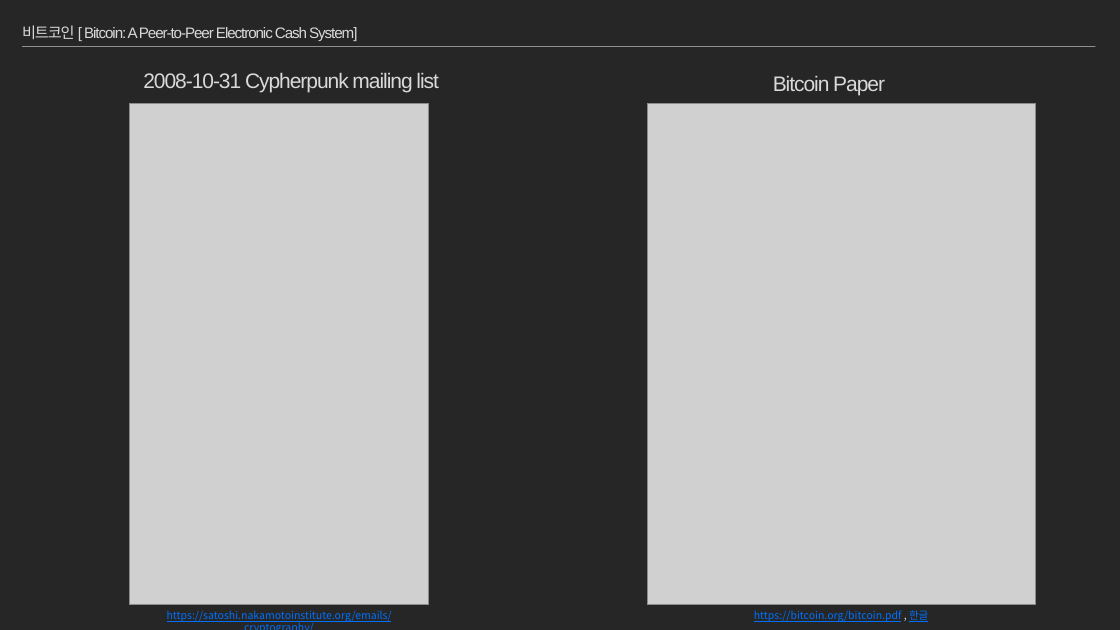
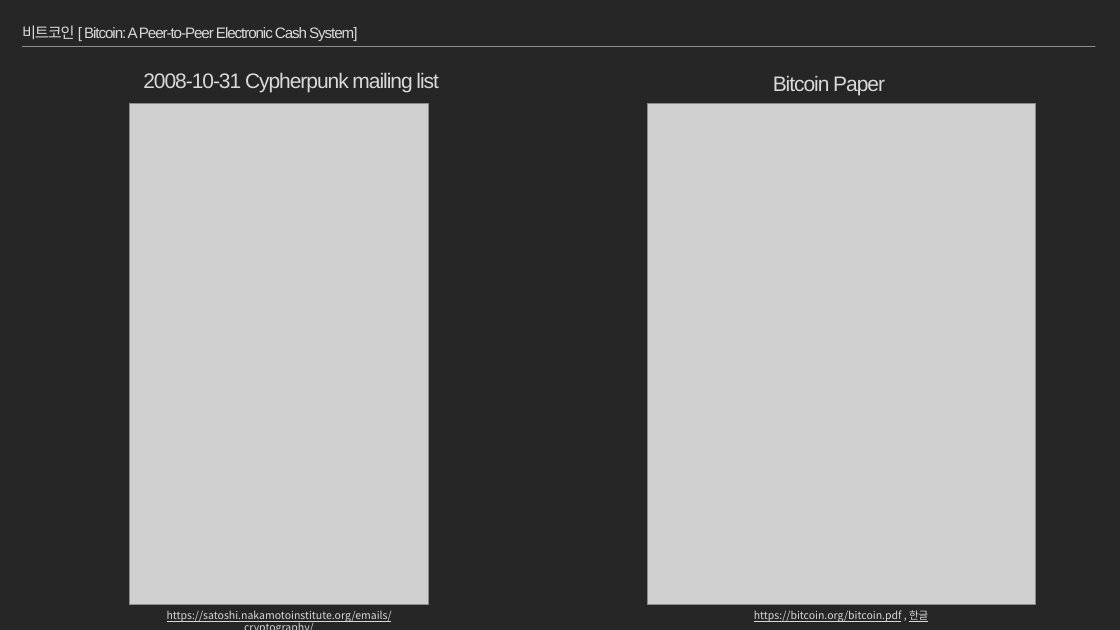
Before and after one commit to moss0801/blockchain-doc, a slide deck: slide 3 of General/Blockchain Part1.pptx (slide 2 before the commit). Drawn at 1120x630 pixels with LibreOffice and Linux fonts; fonts in the diff are those of the drawing; grey boxes stand for pictures. Boxes give left, top, right and bottom in pixels: in the first picture for what was removed or moved away, otherwise in the second. Text is boxed around its words. In the diff, an @@ line names an element or a change of style, - is before the commit and + after.

```diff
--- a/General/Blockchain Part1.pptx
+++ b/General/Blockchain Part1.pptx
@@ text "https://satoshi.nakamotoinstitute.org/emails/cryptography/" at [167, 610, 392, 622]: text colour #0071FF to #D8D8D8 @@
@@ text "https://bitcoin.org/bitcoin.pdf , 한글" at [754, 610, 928, 622]: text colour #0071FF to #D8D8D8 @@
```
Also in this commit, not shown: 13 other slides changed, 59 slides added, 2 slides removed, 1 other file.
